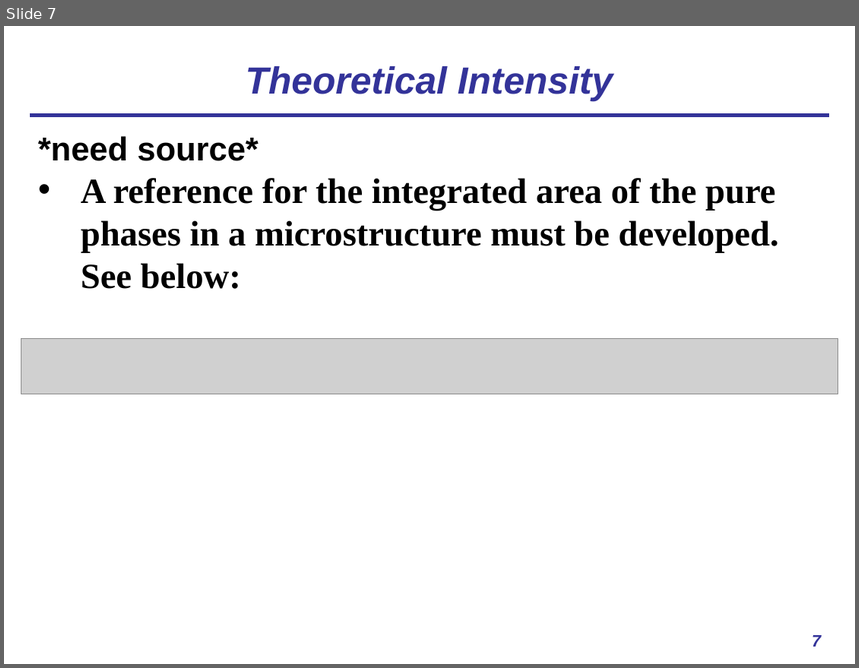
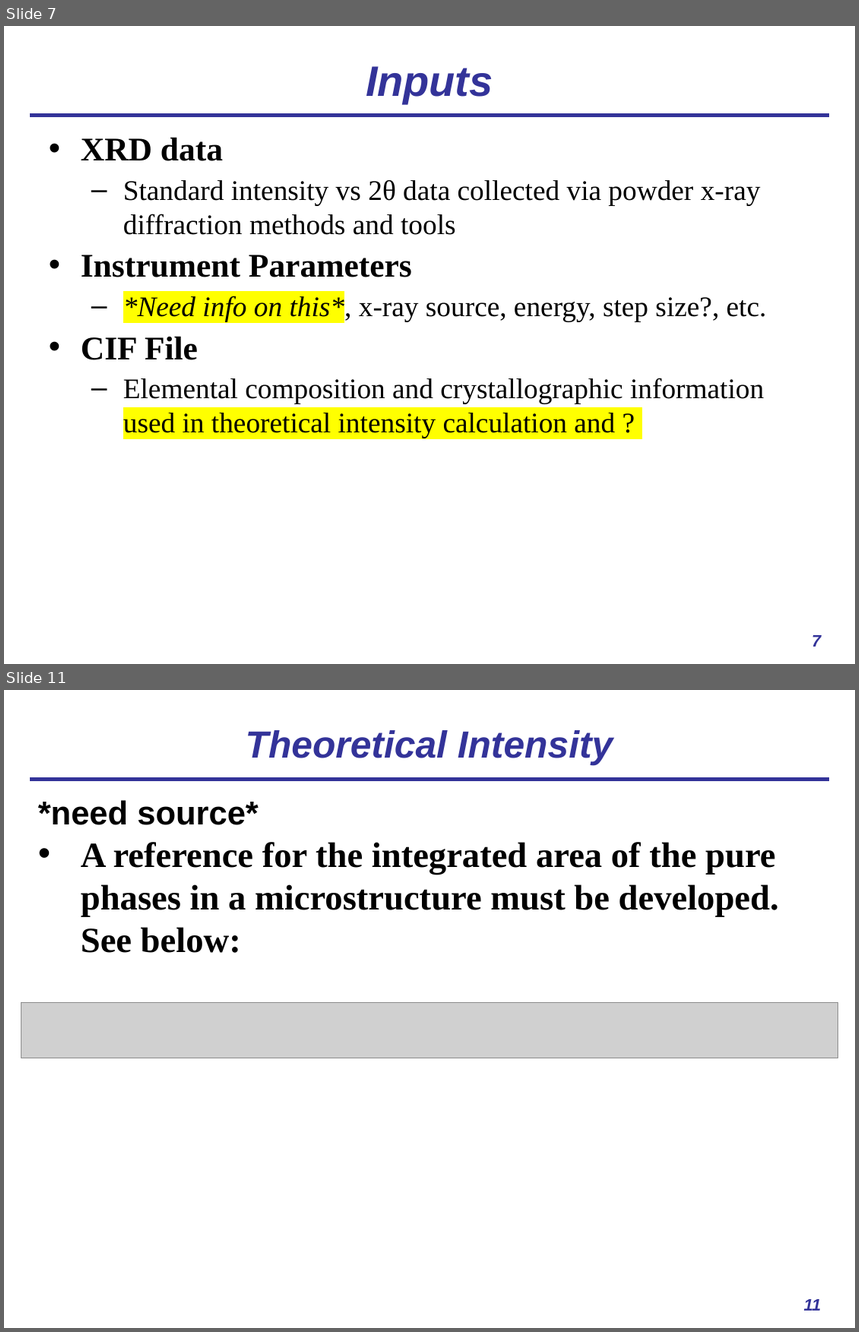
Before and after one commit to usnistgov/AusteniteCalculator, a slide deck: ASPPRC_presentation.pptx. Shown one above the other, each under a label of ours: slide 7 before the commit, slides 7 and 11 after it; the slides between them are not shown. The pictures are 859x668 and 859x1332 pixels, drawn with LibreOffice and Linux fonts; fonts in the diff are those of the drawing; grey boxes stand for pictures. Boxes give left, top, right and bottom in pixels: in the first picture for what was removed or moved away, otherwise in the second. Text is boxed around its words. In the diff, an @@ line names an element or a change of style, - is before the commit and + after.

```diff
--- a/ASPPRC_presentation.pptx
+++ b/ASPPRC_presentation.pptx
@@ slide 7 added at (x1=4, y1=26, x2=855, y2=664), background #FFFFFF; not listed: 1 template element that a slide beside it also shows @@
@@ title added at (x1=366, y1=66, x2=493, y2=104), 36 pt, text #333399, bold, italic @@
+Inputs
@@ text added at (x1=81, y1=137, x2=767, y2=438), 24 pt, text #000000 @@
+• XRD data
+  – Standard intensity vs 2θ data collected via powder x-ray diffraction methods and tools
+• Instrument Parameters
+  – *Need info on this*, x-ray source, energy, step size?, etc.
+• CIF File
+  – Elemental composition and crystallographic information used in theoretical intensity calculation and ?
@@ page number added at (x1=812, y1=636, x2=821, y2=647), 14 pt, text #333399, bold, italic @@
+7
@@ what was slide 7 is now slide 11 @@
@@ page number at (x1=804, y1=1300, x2=822, y2=1311): text changed @@
-7
+11
```
Also in this commit, not shown: 5 slides changed, 5 other slides added, 2 slides removed.
